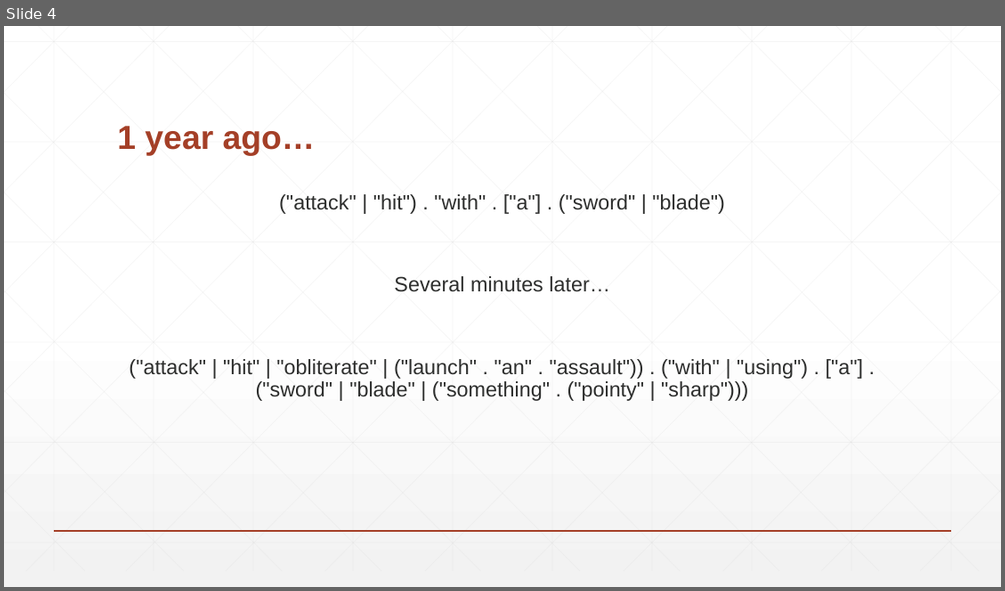
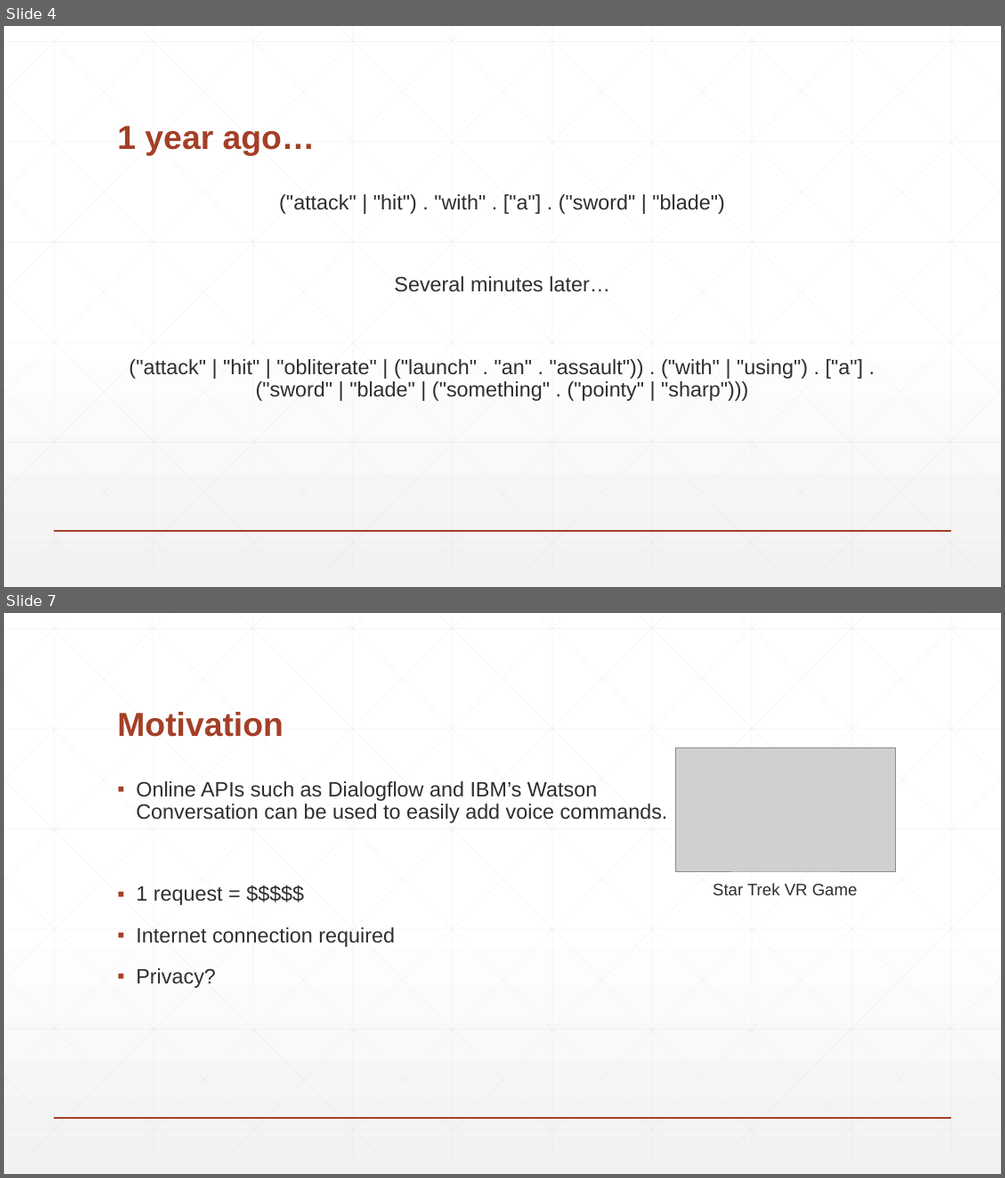
Before and after one commit to BaronKhan/VoiceRecognitionRPG, a slide deck: presentation/presentation.pptx. Shown one above the other, each under a label of ours: slide 4 before the commit, slides 4 and 7 after it; the slides between them are not shown. The pictures are 1005x591 and 1005x1178 pixels, drawn with LibreOffice and Linux fonts; fonts in the diff are those of the drawing; grey boxes stand for pictures. Boxes give left, top, right and bottom in pixels: in the first picture for what was removed or moved away, otherwise in the second. Text is boxed around its words. In the diff, an @@ line names an element or a change of style, - is before the commit and + after.

```diff
--- a/presentation/presentation.pptx
+++ b/presentation/presentation.pptx
@@ slide 7 added at [4, 613, 1001, 1174], background gradient #FFFFFF to #F2F2F2; not listed: 47 template elements that a slide beside it also shows @@
@@ title added at [117, 712, 283, 737], 32 pt, text #A43F27, bold @@
+Motivation
@@ picture added at [676, 747, 896, 871] @@
@@ text added at [136, 781, 668, 988], 20 pt, text #2D2E2D @@
+▪ Online APIs such as Dialogflow and IBM’s Watson Conversation can be used to easily add voice commands.
+▪ 1 request = $$$$$
+▪ Internet connection required
+▪ Privacy?
@@ text added at [712, 883, 858, 896], 16 pt, text #2D2E2D @@
+Star Trek VR Game
```
Also in this commit, not shown: 3 slides changed, 1 slide removed, 1 other file.
